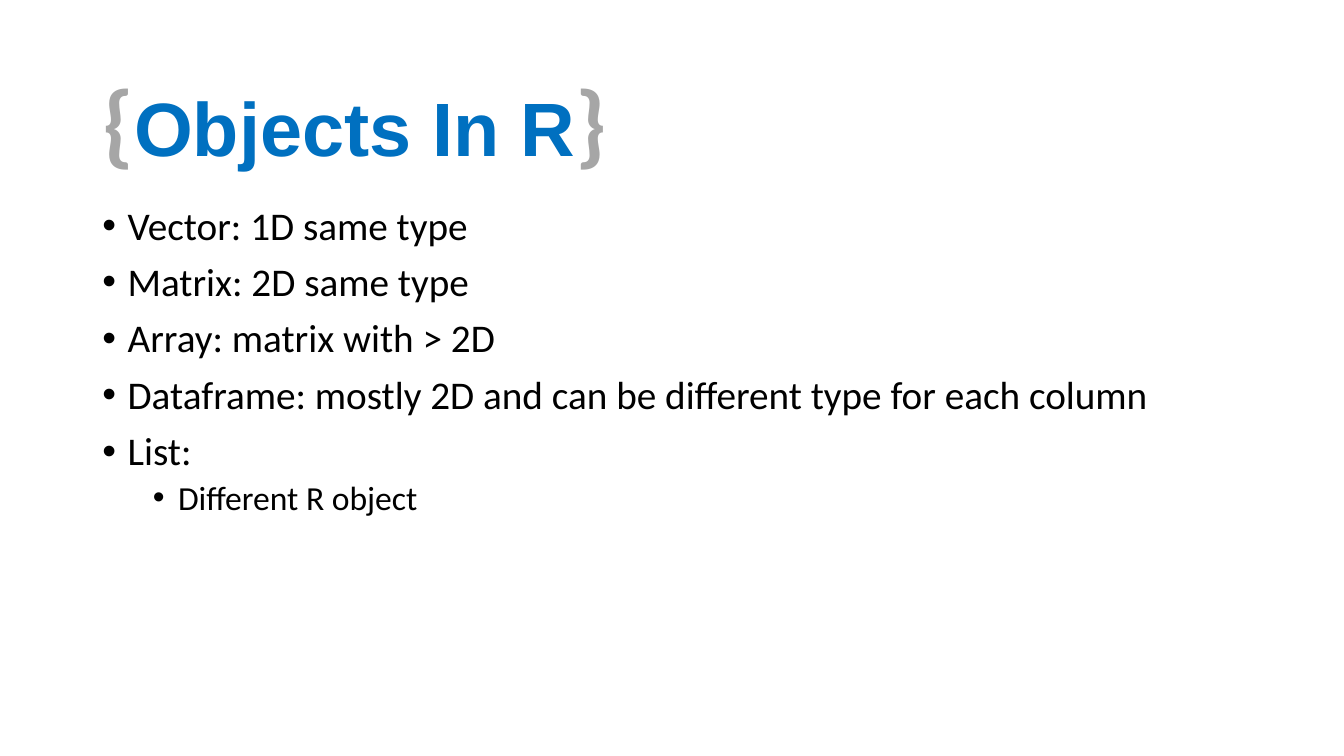
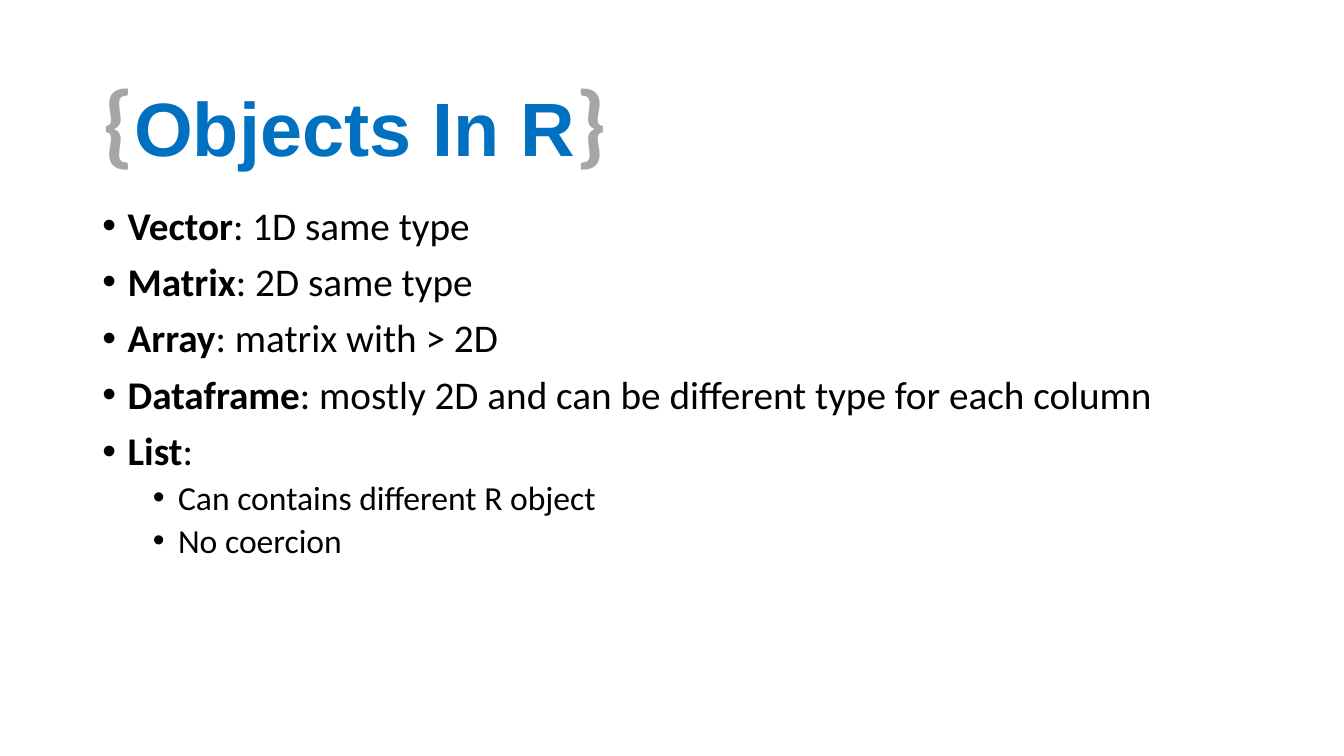
Before and after one commit to aephidayatuloh/basic_r_json, a slide deck: slide 6 of Introduction To R & JSON.pptx. Drawn at 1344x756 pixels with LibreOffice and Linux fonts; fonts in the diff are those of the drawing; background and template pictures are left out. Boxes give left, top, right and bottom in pixels: in the first picture for what was removed or moved away, otherwise in the second. Text is boxed around its words. In the diff, an @@ line names an element or a change of style, - is before the commit and + after.

```diff
--- a/Introduction To R & JSON.pptx
+++ b/Introduction To R & JSON.pptx
@@ text at box(128, 214, 1151, 466): bold on in "Vector:", "Matrix:", "Array:", "Dataframe:" and 1 more places @@
@@ text at box(178, 486, 596, 554): text changed @@
-  • Different R object
+  • Can contains different R object
+  • No coercion
```
Also in this commit, not shown: 7 other slides changed, 6 slides added, 4 slides removed.
